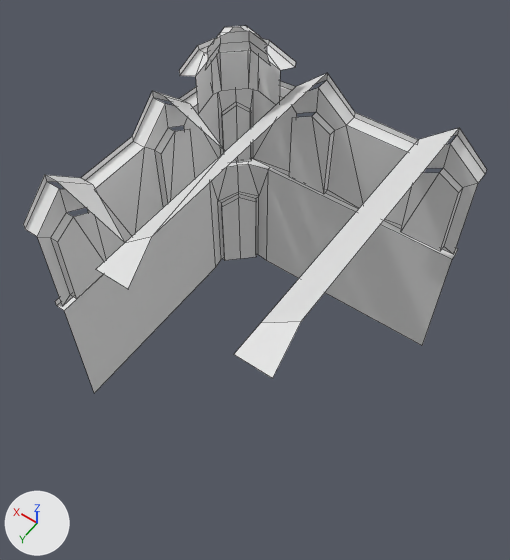
Two versions of the FBX model Assets/Rayyan/3D Models/Final Models/June Models/MabonengBuilding.fbx, one commit apart.
Rendered twice from a 50 mm lens placed at (-7.91, 11.56, 23.44), pointed at (0.2, 0.2, 5.58). Arrows for +X, +Y and +Z are at lower left; the lights stay in place. Mesh edges are drawn as thin lines. Where no turn or scale is listed for an object, it has been applied to the vertices.

Objects in the first picture: 'Maboneng Buildings'.
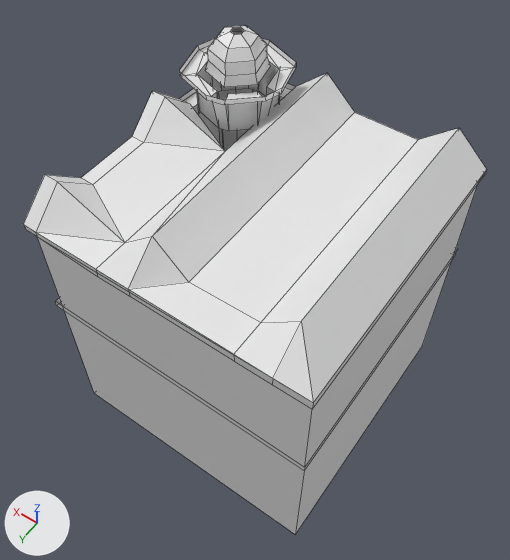
The change, as a diff of the scene's bpy script:
```diff
--- a/Assets/Rayyan/3D Models/Final Models/June Models/MabonengBuilding.fbx.py
+++ b/Assets/Rayyan/3D Models/Final Models/June Models/MabonengBuilding.fbx.py
@@ me_cube_001 @@
 # used by ob_maboneng_buildings; location = (0.0, 0.0, 0.0)
-me_cube_001.from_pydata(...)  # 208 vertices, 153 faces; spans x -4.5..4.98, y -4.98..4.5, z 0.0..11.78
+me_cube_001.from_pydata(...)  # 258 vertices, 228 faces; spans x -4.5..4.98, y -4.98..4.5, z -0.02..11.78
+# me_cube_001 part 1: the loose piece of 28 vertices spanning x 1.87..4.83, y -4.73..-1.87, z 8.9..10.51 is copied, and the copy is turned -179.3 degrees about the z axis through its middle, then moved by (-0.39, 0.47, 0.0); it spans x 1.48..4.43, y -4.27..-1.4, z 8.9..10.51
+# me_cube_001 part 2
+# 4 vertices in x 2.65..3.85, y -3.42..-2.32, z 10.51..11.78 move by (-0.01, 0.01, 0.0)
+# 4 vertices in x 2.37..3.57, y -3.67..-2.57, z 10.51..11.78 move by (0.0, 0.01, 0.0)
+# 2 vertices move from x 2.49..3.8, y -3.63..-2.43, z 10.86 to x 2.45..3.76, y -3.59..-2.39, z 10.86
+# 22 vertices are added at x -4.5..4.52, y -2.92..4.5, z -0.02..11.78
+# 53 new faces join them
```

What differs and where, as boxes (x1, y1, x2, y2) in the pictures (510 x 560 px):
'Maboneng Buildings', reshaped (38% taller)
    before: (23, 26, 487, 393)
    after: (23, 26, 487, 534)
part 1 of me_cube_001, added
    after: (180, 64, 296, 131)
part 2 of me_cube_001, built on
    before: (205, 26, 270, 70)
    after: (23, 26, 487, 534)
